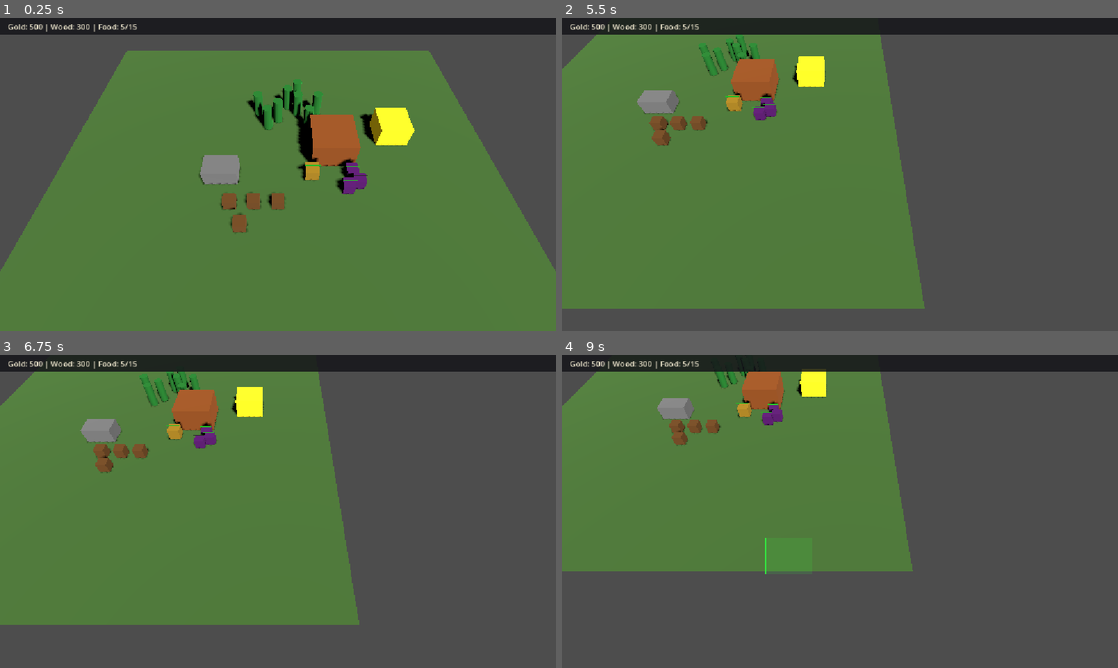
Above: before the commit, frames 1-4 (two rows, left to right).
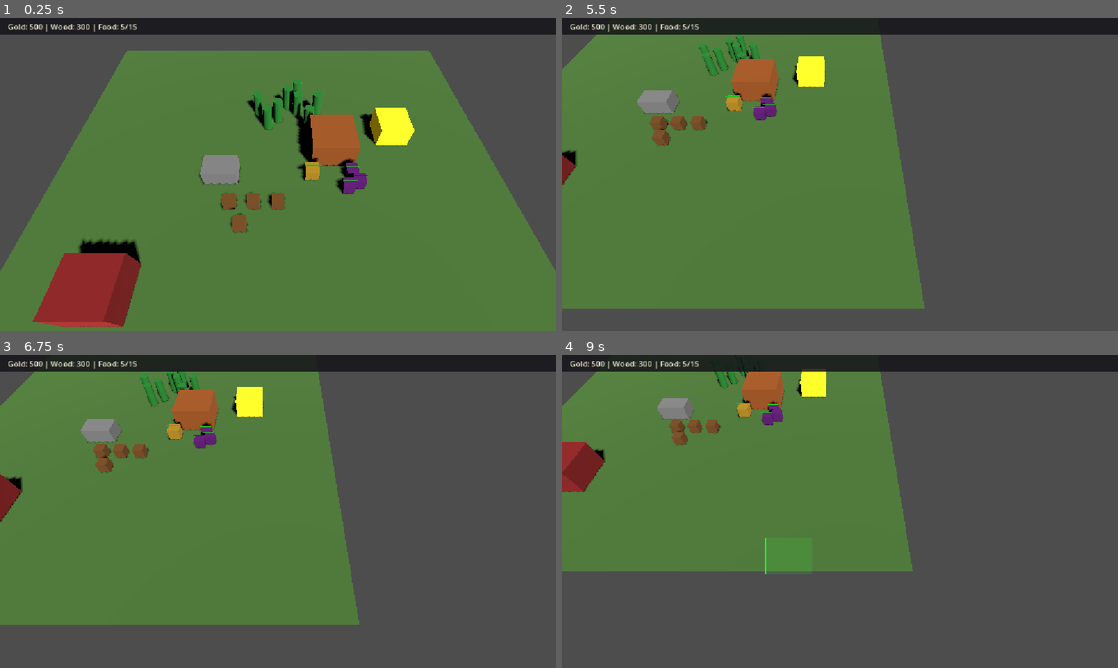
Above: after the commit, the same moments.

Repository: nplvkntx/endless-battle
Game: Godot game, scene res://scenes/main.tscn
Same seed, same stepped clock (60 frames per second), same inputs: the game is played once before the commit and once after it.
Inputs (mouse positions are in pixels of both pictures, inside the frame that each line leads up to):
- Up to frame 1 (0.25 s): no input
- Up to frame 2 (5.5 s): tap Enter at 0.5 s; move the mouse to (962, 158) at 0.52 s; hold Right (ui_right) 0.53-1.25 s; tap B at 0.6, 5.1 s; click (962, 158) at 0.67 s; drag from (728, 190) to (812, 237) at 1.27 s; tap Space at 2 s; move the mouse to (895, 105) at 2.02 s; hold Right (ui_right) 2.03-2.75 s; tap T at 2.1 s; drag from (812, 237) to (673, 127) at 2.77 s; move the mouse to (1006, 221) at 3.52 s; hold Left (ui_left) 3.53-4.25 s; tap Q at 3.6 s; drag from (673, 127) to (756, 96) at 4.27 s; move the mouse to (867, 174) at 5.02 s; hold Down (ui_down) from 5.03 s (still down); click (867, 174) at 5.17 s
- Up to frame 3 (6.75 s): release Down (ui_down) at 5.75 s; drag from (194, 433) to (166, 527) at 5.77 s; tap Enter at 6.5 s; move the mouse to (400, 495) at 6.52 s; hold Up (ui_up) from 6.53 s (still down); tap T at 6.6 s
- Up to frame 4 (9 s): release Up (ui_up) at 7.25 s; drag from (728, 527) to (812, 574) at 7.27 s; tap Space at 8 s; move the mouse to (895, 442) at 8.02 s; hold Down (ui_down) 8.03-8.75 s; tap Q at 8.1 s; drag from (812, 574) to (673, 464) at 8.77 s

The runs differ from the first frame. In frame 1, 4.0% of the frame differs, in the area x 5-26%, y 70-99%; in frame 2, 0.2%; in frame 3, 0.4%; in frame 4, 1.0%.

Commit message:
Add basic win loss conditions

Diff:
--- a/scenes/main.tscn
+++ b/scenes/main.tscn
@@ -17,6 +17,8 @@
 [ext_resource type="PackedScene" path="res://scenes/buildings/farm.tscn" id="10_farm"]
 [ext_resource type="PackedScene" path="res://scenes/units/enemy_dummy.tscn" id="14_enemy_dummy"]
 [ext_resource type="PackedScene" path="res://scenes/units/hero.tscn" id="15_hero"]
+[ext_resource type="Script" path="res://scripts/components/health_component.gd" id="19_health_component"]
+[ext_resource type="Script" path="res://scripts/systems/match_manager.gd" id="20_match_manager"]
 
 [sub_resource type="StyleBoxFlat" id="StyleBoxFlat_resource_bar"]
 bg_color = Color(0.08, 0.08, 0.1, 0.85)
@@ -79,6 +81,9 @@
 [sub_resource type="StandardMaterial3D" id="StandardMaterial3D_command_center"]
 albedo_color = Color(0.75, 0.4, 0.15, 1)
 
+[sub_resource type="StandardMaterial3D" id="StandardMaterial3D_enemy_command_center"]
+albedo_color = Color(0.65, 0.15, 0.15, 1)
+
 [sub_resource type="BoxMesh" id="BoxMesh_command_center"]
 size = Vector3(4, 2.5, 4)
 
@@ -95,6 +100,12 @@
 
 [node name="BuildManager" type="Node" parent="."]
 script = ExtResource("11_build_manager")
+
+[node name="MatchManager" type="Node" parent="."]
+script = ExtResource("20_match_manager")
+player_command_center_path = NodePath("../CommandCenter")
+enemy_command_center_path = NodePath("../EnemyCommandCenter")
+match_result_label_path = NodePath("../GameUI/MatchResultLabel")
 
 [node name="SelectionUI" type="CanvasLayer" parent="."]
 
@@ -149,6 +160,24 @@
 vertical_alignment = 1
 script = ExtResource("17_feedback_message")
 
+[node name="MatchResultLabel" type="Label" parent="GameUI"]
+visible = false
+anchors_preset = 8
+anchor_left = 0.5
+anchor_top = 0.5
+anchor_right = 0.5
+anchor_bottom = 0.5
+offset_left = -160.0
+offset_top = -24.0
+offset_right = 160.0
+offset_bottom = 24.0
+grow_horizontal = 2
+grow_vertical = 2
+theme_override_colors/font_color = Color(0.95, 0.92, 0.82, 1)
+theme_override_font_sizes/font_size = 32
+horizontal_alignment = 1
+vertical_alignment = 1
+
 [node name="CommandBar" type="PanelContainer" parent="GameUI"]
 visible = false
 anchors_preset = 12
@@ -479,7 +508,7 @@
 attack_damage = 25
 attack_cooldown = 1.0
 
-[node name="CommandCenter" type="StaticBody3D" parent="."]
+[node name="CommandCenter" type="StaticBody3D" parent="." groups=["player_command_center"]]
 transform = Transform3D(1, 0, 0, 0, 1, 0, 0, 0, 1, 5, 1.25, -3)
 script = ExtResource("2_command_center")
 
@@ -490,6 +519,25 @@
 [node name="CollisionShape3D" type="CollisionShape3D" parent="CommandCenter"]
 shape = SubResource("BoxShape3D_command_center")
 
+[node name="HealthComponent" type="Node" parent="CommandCenter"]
+script = ExtResource("19_health_component")
+max_health = 500
+
+[node name="EnemyCommandCenter" type="StaticBody3D" parent="." groups=["enemy_command_center"]]
+transform = Transform3D(1, 0, 0, 0, 1, 0, 0, 0, 1, -12, 1.25, 10)
+script = ExtResource("2_command_center")
+
+[node name="MeshInstance3D" type="MeshInstance3D" parent="EnemyCommandCenter"]
+mesh = SubResource("BoxMesh_command_center")
+surface_material_override/0 = SubResource("StandardMaterial3D_enemy_command_center")
+
+[node name="CollisionShape3D" type="CollisionShape3D" parent="EnemyCommandCenter"]
+shape = SubResource("BoxShape3D_command_center")
+
+[node name="HealthComponent" type="Node" parent="EnemyCommandCenter"]
+script = ExtResource("19_health_component")
+max_health = 500
+
 [node name="Farm" parent="." instance=ExtResource("10_farm")]
 transform = Transform3D(1, 0, 0, 0, 1, 0, 0, 0, 1, -5, 0.75, 0)
 
--- a/scripts/buildings/command_center.gd
+++ b/scripts/buildings/command_center.gd
@@ -24,6 +24,33 @@
 var _rally_point: Vector3 = Vector3.ZERO
 var _rally_resource: GatherableResource = null
 var _rally_marker: MeshInstance3D = null
+
+@onready var _health_component: HealthComponent = get_node_or_null("HealthComponent") as HealthComponent
+
+
+func _ready() -> void:
+	super._ready()
+	if _health_component != null and _health_component.has_signal("health_depleted"):
+		_health_component.health_depleted.connect(_on_health_depleted, CONNECT_ONE_SHOT)
+
+
+func take_damage(amount: float, _attacker = null) -> void:
+	if _health_component == null or _health_component.current_health <= 0:
+		return
+
+	if not _health_component.has_method("take_damage"):
+		return
+
+	_health_component.take_damage(maxi(0, int(amount)))
+
+
+func _on_health_depleted() -> void:
+	if _rally_marker != null and is_instance_valid(_rally_marker):
+		_rally_marker.queue_free()
+		_rally_marker = null
+
+	destroy_building()
+	queue_free()
 
 
 func get_worker_queue_count() -> int:
--- /dev/null
+++ b/scripts/systems/match_manager.gd
@@ -0,0 +1,122 @@
+extends Node
+
+## Tracks 1v1 win/loss when the main command centers are destroyed.
+
+enum MatchState {
+	PLAYING,
+	VICTORY,
+	DEFEAT,
+}
+
+const VICTORY_MESSAGE := "Victory"
+const DEFEAT_MESSAGE := "Defeat"
+const DEBUG_DESTROY_ENEMY_KEY := KEY_F8
+const DEBUG_DESTROY_PLAYER_KEY := KEY_F9
+
+@export var player_command_center_path: NodePath
+@export var enemy_command_center_path: NodePath
+@export var match_result_label_path: NodePath
+
+var _match_state: MatchState = MatchState.PLAYING
+var _player_command_center: CommandCenter
+var _enemy_command_center: CommandCenter
+
+
+func _ready() -> void:
+	process_mode = Node.PROCESS_MODE_ALWAYS
+	_player_command_center = _resolve_command_center(
+		player_command_center_path,
+		&"player_command_center"
+	)
+	_enemy_command_center = _resolve_command_center(
+		enemy_command_center_path,
+		&"enemy_command_center"
+	)
+	_connect_command_center(_player_command_center, _on_player_command_center_destroyed)
+	_connect_command_center(_enemy_command_center, _on_enemy_command_center_destroyed)
+
+
+func _unhandled_input(event: InputEvent) -> void:
+	if _match_state != MatchState.PLAYING or not OS.is_debug_build():
+		return
+
+	if not event is InputEventKey:
+		return
+
+	var key_event := event as InputEventKey
+	if not key_event.pressed or key_event.echo:
+		return
+
+	match key_event.keycode:
+		DEBUG_DESTROY_ENEMY_KEY:
+			_apply_debug_damage(_enemy_command_center)
+		DEBUG_DESTROY_PLAYER_KEY:
+			_apply_debug_damage(_player_command_center)
+
+
+func _resolve_command_center(path: NodePath, fallback_group: StringName) -> CommandCenter:
+	if not path.is_empty():
+		var path_node: Node = get_node_or_null(path)
+		if path_node is CommandCenter:
+			return path_node as CommandCenter
+
+	for node: Node in get_tree().get_nodes_in_group(fallback_group):
+		if node is CommandCenter:
+			return node as CommandCenter
+
+	push_warning("MatchManager: missing command center for group %s" % fallback_group)
+	return null
+
+
+func _connect_command_center(command_center: CommandCenter, callback: Callable) -> void:
+	if command_center == null or not is_instance_valid(command_center):
+		return
+
+	if not command_center.has_signal("destroyed"):
+		push_warning("MatchManager: command center is missing destroyed signal")
+		return
+
+	if not command_center.destroyed.is_connected(callback):
+		command_center.destroyed.connect(callback)
+
+
+func _on_player_command_center_destroyed(_building: Building) -> void:
+	_end_match(MatchState.DEFEAT, DEFEAT_MESSAGE)
+
+
+func _on_enemy_command_center_destroyed(_building: Building) -> void:
+	_end_match(MatchState.VICTORY, VICTORY_MESSAGE)
+
+
+func _end_match(next_state: MatchState, message: String) -> void:
+	if _match_state != MatchState.PLAYING:
+		return
+
+	_match_state = next_state
+	_show_match_result(message)
+	get_tree().paused = true
+
+
+func _show_match_result(message: String) -> void:
+	var label: Label = get_node_or_null(match_result_label_path) as Label
+	if label == null:
+		ResourceManager.show_feedback(message)
+		return
+
+	label.text = message
+	label.modulate = (
+		Color(0.45, 1.0, 0.55, 1.0)
+		if _match_state == MatchState.VICTORY
+		else Color(1.0, 0.4, 0.35, 1.0)
+	)
+	label.visible = true
+
+
+func _apply_debug_damage(command_center: CommandCenter) -> void:
+	if command_center == null or not is_instance_valid(command_center):
+		return
+
+	if not command_center.has_method("take_damage"):
+		return
+
+	command_center.take_damage(999999.0)
Not shown, added: scripts/systems/match_manager.gd.uid
